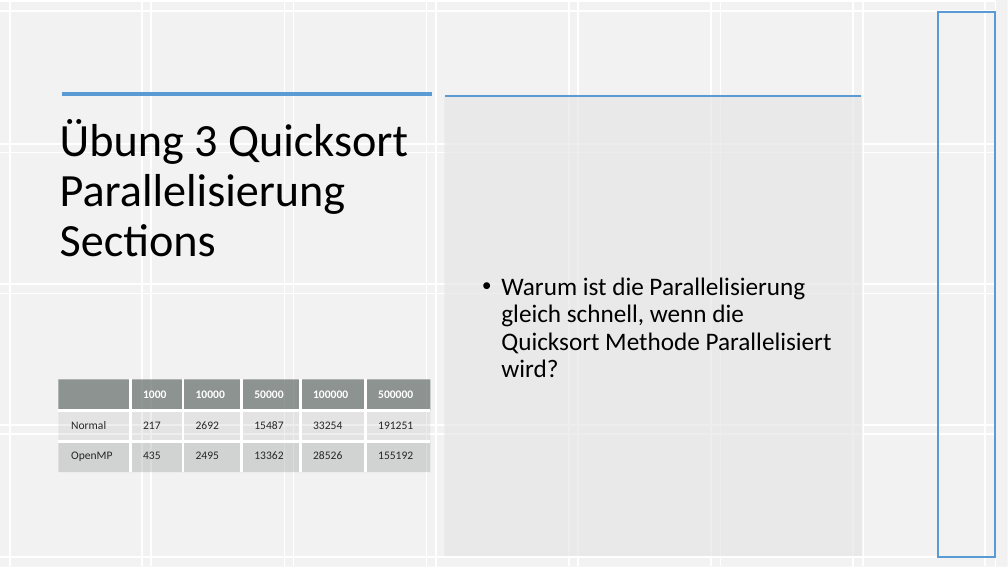
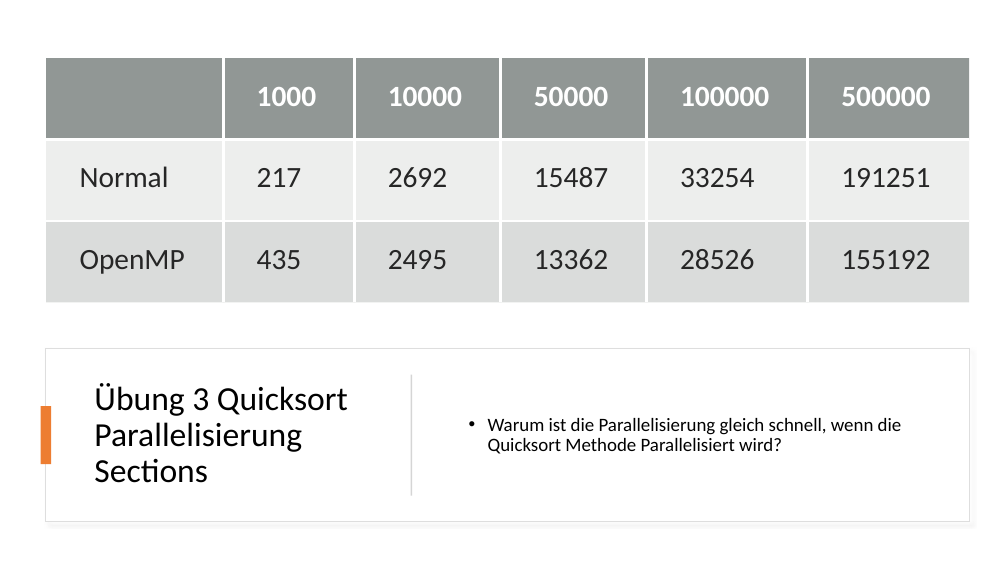
Before and after one commit to dyeske61283/ASE_OpenMP, a slide deck: slide 15 of OpenMP_Folien.pptx (slide 14 before the commit). Drawn at 1008x567 pixels with LibreOffice and Linux fonts; fonts in the diff are those of the drawing. Boxes give left, top, right and bottom in pixels: in the first picture for what was removed or moved away, otherwise in the second. Text is boxed around its words. In the diff, an @@ line names an element or a change of style, - is before the commit and + after.

Commit message:
Präsi und Übungsblatt fertig gestellt

```diff
--- a/OpenMP_Folien.pptx
+++ b/OpenMP_Folien.pptx
@@ rectangle removed at <box>0,0,1008,567</box> @@
@@ rectangle removed at <box>938,12,995,557</box> @@
@@ group removed at <box>0,0,996,567</box>: 22 lines @@
@@ table at <box>46,58,968,302</box> @@
@@ size 11 to 28 pt @@
@@ table: place and size @@
-table at <box>58,380,430,473</box>
+table at <box>46,58,968,302</box>
@@ line removed from (430, 95) to (64, 95) @@
@@ rectangle removed at <box>445,96,863,556</box> @@
@@ line removed from (860, 95) to (445, 95) @@
@@ rectangle added at <box>46,349,969,521</box>, fill #FFFFFF, outline #DEDEDE 1 pt @@
@@ title "Übung 3 Quicksort Parallelisierung Sections": place and size @@
-title "Übung 3 Quicksort Parallelisierung Sections" at <box>60,119,408,257</box>
+title "Übung 3 Quicksort Parallelisierung Sections" at <box>94,383,348,483</box>
@@ title "Übung 3 Quicksort Parallelisierung Sections" at <box>94,383,348,483</box>: size 44 to 32 pt; vertical alignment top to middle @@
@@ rectangle added at <box>411,375,412,496</box>, fill #D5D5D5 @@
@@ text "Warum ist die Parallelisierung gleich ...": place and size @@
-text "Warum ist die Parallelisierung gleich ..." at <box>501,277,832,377</box>
+text "Warum ist die Parallelisierung gleich ..." at <box>488,418,902,454</box>
@@ text "Warum ist die Parallelisierung gleich ..." at <box>488,418,902,454</box>: size 24 to 18 pt @@
@@ rectangle added at <box>41,406,51,464</box>, fill #ED7D31 @@
```
Also in this commit, not shown: 2 other slides changed, 4 slides added, 3 slides removed, 6 other files.
